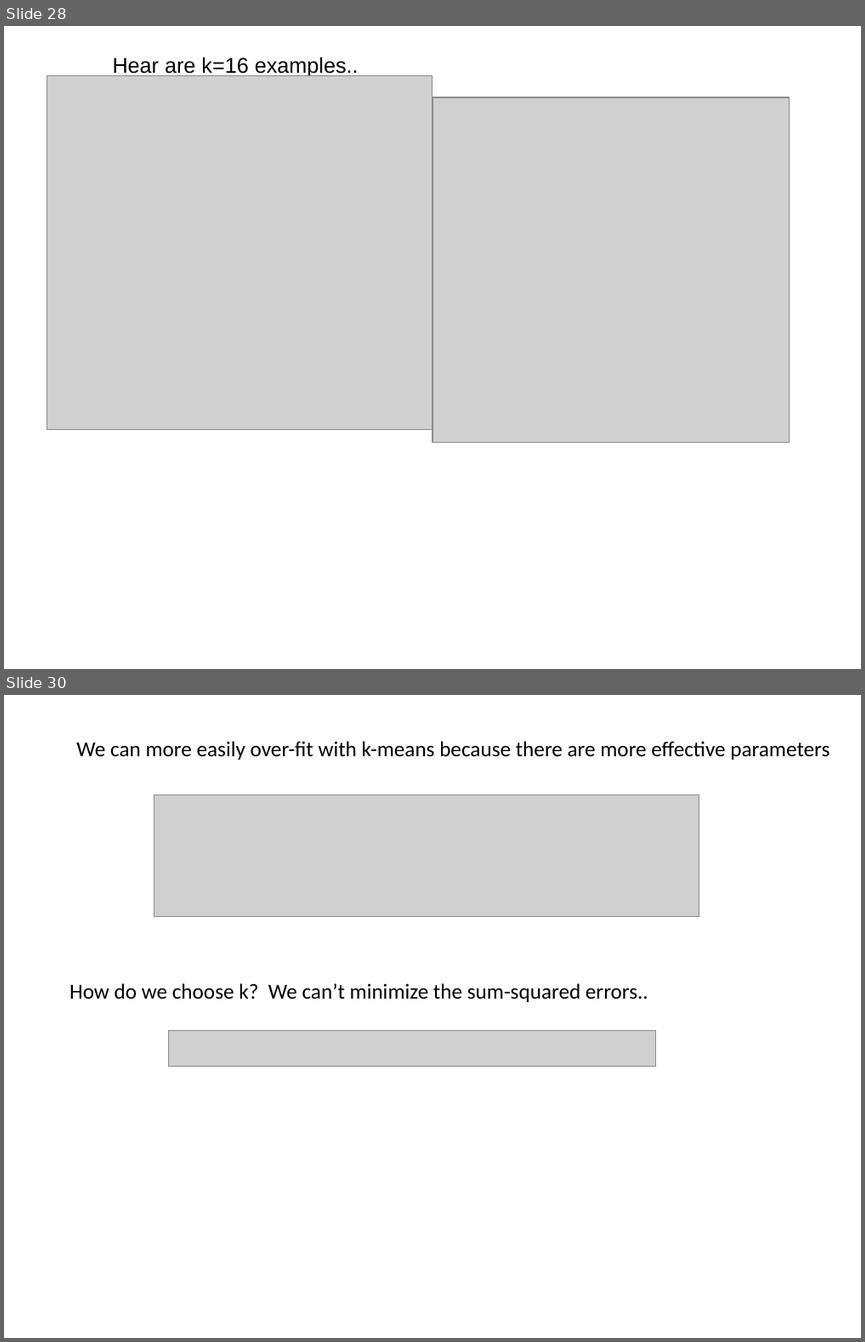
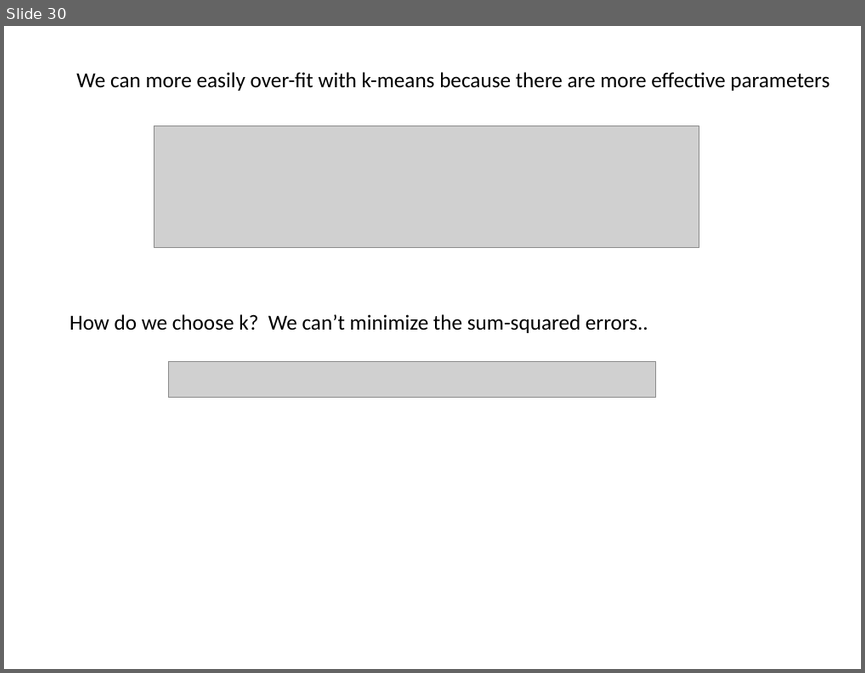
Before and after one commit to afodor/afodor.github.io, a slide deck: classes/stats2015/Lecture20.pptx. Shown one above the other, each under a label of ours: slides 28 and 30 before the commit, slide 30 after it; the slides between them are not shown. The pictures are 865x1342 and 865x673 pixels, drawn with LibreOffice and Linux fonts; fonts in the diff are those of the drawing; grey boxes stand for pictures. Boxes give left, top, right and bottom in pixels: in the first picture for what was removed or moved away, otherwise in the second. Text is boxed around its words. In the diff, an @@ line names an element or a change of style, - is before the commit and + after.

```diff
--- a/classes/stats2015/Lecture20.pptx
+++ b/classes/stats2015/Lecture20.pptx
@@ slide 28 removed at (x1=4, y1=26, x2=861, y2=669), background #FFFFFF @@
@@ picture removed at (x1=46, y1=75, x2=432, y2=430) @@
@@ text removed at (x1=113, y1=57, x2=358, y2=78) @@
-Hear are k=16 examples..
@@ picture removed at (x1=432, y1=97, x2=789, y2=442) @@
```
Also in this commit, not shown: 1 slide changed, 2 slides added, 1 other slide removed.
